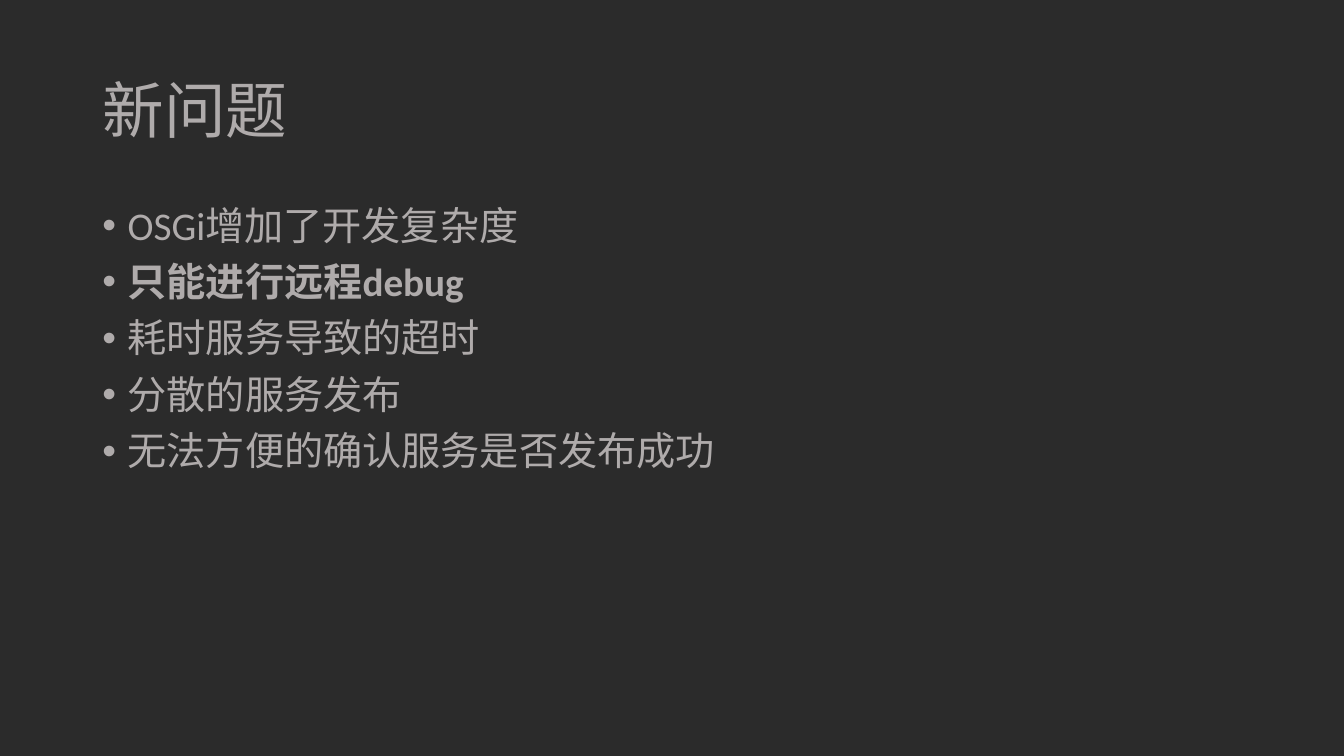
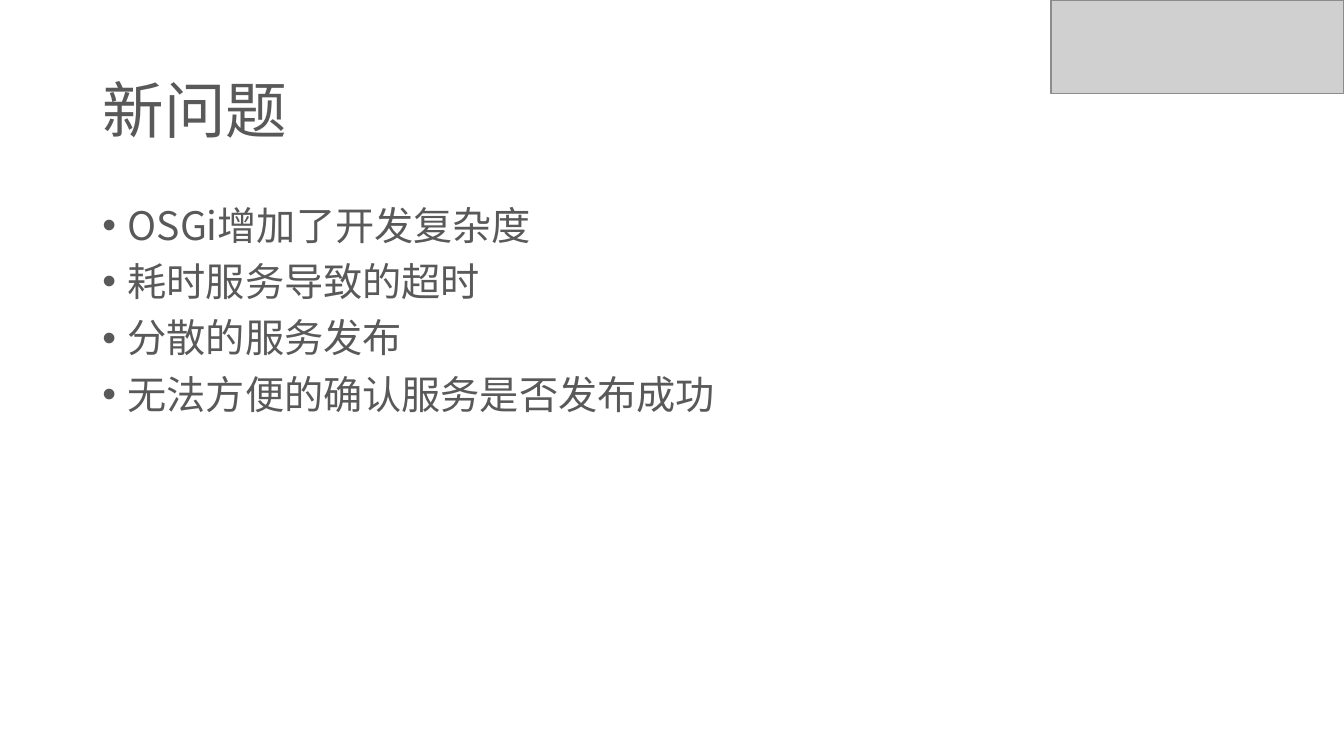
Before and after one commit to ivaneye/ivaneye.github.com, a slide deck: slide 9 of source/ppt/work/焦点服务化框架Hydra的演变-王一帆.pptx (slide 11 before the commit). Drawn at 1344x756 pixels with LibreOffice and Linux fonts; fonts in the diff are those of the drawing; grey boxes stand for pictures; background and template pictures are left out; a plain dark background stands for a picture behind light text. Boxes give left, top, right and bottom in pixels: in the first picture for what was removed or moved away, otherwise in the second. Text is boxed around its words. In the diff, an @@ line names an element or a change of style, - is before the commit and + after.

```diff
--- a/source/ppt/work/焦点服务化框架Hydra的演变-王一帆.pptx
+++ b/source/ppt/work/焦点服务化框架Hydra的演变-王一帆.pptx
@@ background picture (left out) to #FFFFFF @@
@@ picture added at [1052, 0, 1344, 94] @@
@@ title "新问题" at [102, 81, 287, 138]: font Calibri to Noto Sans CJK SC, text colour #AFABAB to #595959 @@
@@ text "OSGi增加了开发复杂度" at [128, 207, 715, 412]: font Calibri to Noto Sans CJK SC, text colour #AFABAB to #595959 @@
@@ text at [128, 263, 464, 303]: paragraph removed @@
-• 只能进行远程debug
```
Also in this commit, not shown: 10 other slides changed, 3 slides added, 5 slides removed, 2 other files.
